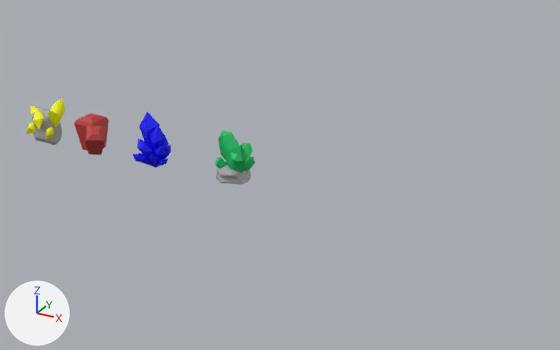
Two versions of the FBX model Assets/Models/CrystalCollection.fbx, one commit apart.
Rendered twice from a 50 mm lens placed at (0.1354, -0.1633, 0.0852), pointed at (0.0441, 0.0027, 0.0021). The axes (+X, +Y, +Z) are drawn at lower left. The lights are the same throughout. Where no turn or scale is listed for an object, it has been applied to the vertices.

The scene before the commit, as lines of its bpy script (objects in view):
```python
me_mesh_010 = bpy.data.meshes.new('Mesh.010')
me_mesh_010.from_pydata(...)  # 114 vertices, 152 faces; spans x -0.0048..0.0065, y -0.0044..0.005, z -0.0081..0.0079
me_mesh_010.materials.append(mat_lambert3)  # blue #0000ff
me_mesh_011 = bpy.data.meshes.new('Mesh.011')
me_mesh_011.from_pydata(...)  # 113 vertices, 221 faces; spans x -0.00446..0.00446, y -0.00506..0.00506, z -0.00257..0.00257
me_mesh_011.materials.append(mat_standardsurface1)  # grey #aaaaaa
me_mesh_013 = bpy.data.meshes.new('Mesh.013')
me_mesh_013.from_pydata(...)  # 77 vertices, 78 faces; spans x -0.00439..0.00439, y -0.00252..0.00171, z -0.0051..0.0051
me_mesh_013.materials.append(mat_lambert4)  # green #00bc5f
ob_pasted__psphere2 = bpy.data.objects.new('pasted__pSphere2', me_mesh_013)
ob_pasted__psphere2.location = (0.0296, 0.0011, 0.0071)
ob_rock1 = bpy.data.objects.new('rock1', me_mesh_011)
ob_rock1.location = (0.0313, -0.0003, 0.0013)
ob_rock4 = bpy.data.objects.new('Rock4', me_mesh_010)
ob_rock4.location = (0.0056, -0.0027, 0.0065)
# also in view: 'pCube8' at (-0.0183, 0.0003, 0.0038); 'rock' at (-0.0361, -0.0004, 0.0028); 'pCube9' at (-0.0148, -0.0028, 0.0026)
```
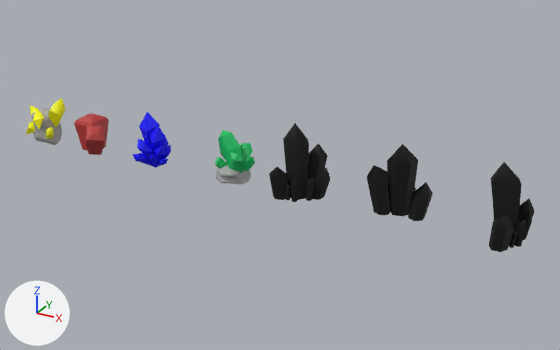
The newer file is also turned or shifted as a whole; pictures and numbers use the older file's frame.

Location of each change, [x1, y1, x2, y2] in pixels of the pictures (560 x 350 px):
'greenCrystals:pCylinder1', added (black): after [387, 144, 418, 217]
'blueCrystals:pCylinder1', added (black): after [491, 162, 521, 230]
'pinkCrystals:pCylinder1', added (black): after [283, 123, 309, 200]
'greenCrystals:pCylinder2', added (black): after [367, 165, 390, 215]
'blueCrystals:pCylinder6', added (black): after [489, 215, 514, 252]
'greenCrystals:pCylinder6', added (black): after [408, 182, 433, 221]
'pinkCrystals:pCylinder2', added (black): after [308, 143, 328, 179]
'pinkCrystals:pCylinder6', added (black): after [269, 167, 288, 200]
'pinkCrystals:pCylinder3', added: after [312, 167, 330, 200]
'blueCrystals:pCylinder3', added: after [518, 198, 535, 222]
'blueCrystals:pCylinder5', added: after [514, 220, 526, 247]
'pinkCrystals:pCylinder4', added: after [306, 177, 315, 201]
'pinkCrystals:pCylinder5', added: after [291, 179, 299, 202]
'blueCrystals:pCylinder4', added: after [522, 212, 532, 240]
'blueCrystals:pCylinder7', added: after [509, 229, 517, 248]
'pinkCrystals:pCylinder7', added: after [285, 184, 290, 200]
'Rock4', unchanged, covered by the edit: before [133, 112, 171, 168]

Diff of the bpy script that builds the scene:
```diff
--- a/Assets/Models/CrystalCollection.fbx.py
+++ b/Assets/Models/CrystalCollection.fbx.py
@@ ob_bluecrystals_pcylinder5 @@
+ob_bluecrystals_pcylinder5 = bpy.data.objects.new('blueCrystals:pCylinder5', me_mesh_040)  # 14 vertices, 18 faces; spans x -0.00097..0.00117, y -0.00099..0.00122, z -0.00146..0.00503; in mat_bluecrystals_blinn1 (black #000000)
+ob_bluecrystals_pcylinder5.location = (0.108, -0.0018, 0.0015)
@@ ob_bluecrystals_pcylinder4 @@
+ob_bluecrystals_pcylinder4 = bpy.data.objects.new('blueCrystals:pCylinder4', me_mesh_039)  # 14 vertices, 18 faces; spans x -0.00132..0.00107, y -0.00112..0.00109, z -0.00146..0.00522; in mat_bluecrystals_blinn1 (black #000000)
+ob_bluecrystals_pcylinder4.location = (0.1086, 0.0022, 0.0015)
@@ ob_bluecrystals_pcylinder1 @@
+ob_bluecrystals_pcylinder1 = bpy.data.objects.new('blueCrystals:pCylinder1', me_mesh_036)  # 14 vertices, 18 faces; spans x -0.0032..0.0047, y -0.003..0.0039, z -0.0041..0.0148; in mat_bluecrystals_blinn1 (black #000000)
+ob_bluecrystals_pcylinder1.location = (0.1028, -0.0009, 0.0041)
@@ ob_bluecrystals_pcylinder7 @@
+ob_bluecrystals_pcylinder7 = bpy.data.objects.new('blueCrystals:pCylinder7', me_mesh_042)  # 14 vertices, 18 faces; spans x -0.00084..0.00075, y -0.00073..0.00073, z -0.00099..0.00355; in mat_bluecrystals_blinn1 (black #000000)
+ob_bluecrystals_pcylinder7.location = (0.1071, -0.0034, 0.001)
@@ ob_bluecrystals_pcylinder6 @@
+ob_bluecrystals_pcylinder6 = bpy.data.objects.new('blueCrystals:pCylinder6', me_mesh_041)  # 14 vertices, 18 faces; spans x -0.00289..0.00246, y -0.00222..0.0027, z -0.0018..0.0074; in mat_bluecrystals_blinn1 (black #000000)
+ob_bluecrystals_pcylinder6.location = (0.105, -0.0054, 0.0015)
@@ ob_greencrystals_pcylinder5 @@
+ob_greencrystals_pcylinder5 = bpy.data.objects.new('greenCrystals:pCylinder5', me_mesh_047)  # 14 vertices, 18 faces; spans x -0.00122..0.00098, y -0.00098..0.00117, z -0.00146..0.00503; in mat_greencrystals_blinn1 (black #000000)
+ob_greencrystals_pcylinder5.location = (0.08, 0.0047, 0.0015)
@@ ob_pinkcrystals_pcylinder4 @@
+ob_pinkcrystals_pcylinder4 = bpy.data.objects.new('pinkCrystals:pCylinder4', me_mesh_053)  # 14 vertices, 18 faces; spans x -0.00142..0.00111, y -0.00099..0.00099, z -0.00146..0.00522; in mat_pinkcrystals_blinn1 (black #000000)
+ob_pinkcrystals_pcylinder4.location = (0.0563, -0.0034, 0.0015)
@@ ob_pinkcrystals_pcylinder1 @@
+ob_pinkcrystals_pcylinder1 = bpy.data.objects.new('pinkCrystals:pCylinder1', me_mesh_050)  # 14 vertices, 18 faces; spans x -0.0031..0.0047, y -0.0036..0.0032, z -0.0041..0.0148; in mat_pinkcrystals_blinn1 (black #000000)
+ob_pinkcrystals_pcylinder1.location = (0.0502, -0.0011, 0.0041)
@@ ob_greencrystals_pcylinder1 @@
+ob_greencrystals_pcylinder1 = bpy.data.objects.new('greenCrystals:pCylinder1', me_mesh_043)  # 14 vertices, 18 faces; spans x -0.0039..0.003, y -0.0032..0.0047, z -0.0041..0.0148; in mat_greencrystals_blinn1 (black #000000)
+ob_greencrystals_pcylinder1.location = (0.0793, -0.0005, 0.0041)
@@ ob_bluecrystals_pcylinder3 @@
+ob_bluecrystals_pcylinder3 = bpy.data.objects.new('blueCrystals:pCylinder3', me_mesh_038)  # 14 vertices, 18 faces; spans x -0.00104..0.00427, y -0.00174..0.00336, z -0.00154..0.00694; in mat_bluecrystals_blinn1 (black #000000)
+ob_bluecrystals_pcylinder3.location = (0.1051, 0.004, 0.0014)
@@ ob_pinkcrystals_pcylinder2 @@
+ob_pinkcrystals_pcylinder2 = bpy.data.objects.new('pinkCrystals:pCylinder2', me_mesh_051)  # 14 vertices, 18 faces; spans x -0.00075..0.00486, y -0.00281..0.00322, z -0.00281..0.00986; in mat_pinkcrystals_blinn1 (black #000000)
+ob_pinkcrystals_pcylinder2.location = (0.0525, 0.0025, 0.0027)
@@ ob_pinkcrystals_pcylinder3 @@
+ob_pinkcrystals_pcylinder3 = bpy.data.objects.new('pinkCrystals:pCylinder3', me_mesh_052)  # 14 vertices, 18 faces; spans x -0.0012..0.00473, y -0.00281..0.00138, z -0.00154..0.00694; in mat_pinkcrystals_blinn1 (black #000000)
+ob_pinkcrystals_pcylinder3.location = (0.0554, 0.0004, 0.0014)
@@ ob_pinkcrystals_pcylinder7 @@
+ob_pinkcrystals_pcylinder7 = bpy.data.objects.new('pinkCrystals:pCylinder7', me_mesh_056)  # 14 vertices, 18 faces; spans x -0.00077..0.00077, y -0.00067..0.00082, z -0.00099..0.00355; in mat_pinkcrystals_blinn1 (black #000000)
+ob_pinkcrystals_pcylinder7.location = (0.0511, -0.006, 0.001)
@@ ob_greencrystals_pcylinder2 @@
+ob_greencrystals_pcylinder2 = bpy.data.objects.new('greenCrystals:pCylinder2', me_mesh_044)  # 14 vertices, 18 faces; spans x -0.00462..0.00139, y -0.00167..0.00358, z -0.00281..0.00986; in mat_greencrystals_blinn1 (black #000000)
+ob_greencrystals_pcylinder2.location = (0.0752, -0.0018, 0.0027)
@@ ob_pinkcrystals_pcylinder6 @@
+ob_pinkcrystals_pcylinder6 = bpy.data.objects.new('pinkCrystals:pCylinder6', me_mesh_055)  # 14 vertices, 18 faces; spans x -0.00243..0.00243, y -0.00235..0.00316, z -0.0018..0.0074; in mat_pinkcrystals_blinn1 (black #000000)
+ob_pinkcrystals_pcylinder6.location = (0.0482, -0.0057, 0.0015)
@@ ob_greencrystals_pcylinder6 @@
+ob_greencrystals_pcylinder6 = bpy.data.objects.new('greenCrystals:pCylinder6', me_mesh_048)  # 14 vertices, 18 faces; spans x -0.0027..0.00218, y -0.00292..0.00246, z -0.0018..0.0074; in mat_greencrystals_blinn1 (black #000000)
+ob_greencrystals_pcylinder6.location = (0.0837, 0.0018, 0.0015)
@@ ob_pinkcrystals_pcylinder5 @@
+ob_pinkcrystals_pcylinder5 = bpy.data.objects.new('pinkCrystals:pCylinder5', me_mesh_054)  # 14 vertices, 18 faces; spans x -0.00096..0.00127, y -0.00104..0.00104, z -0.00146..0.00503; in mat_pinkcrystals_blinn1 (black #000000)
+ob_pinkcrystals_pcylinder5.location = (0.0529, -0.0056, 0.0015)
```
